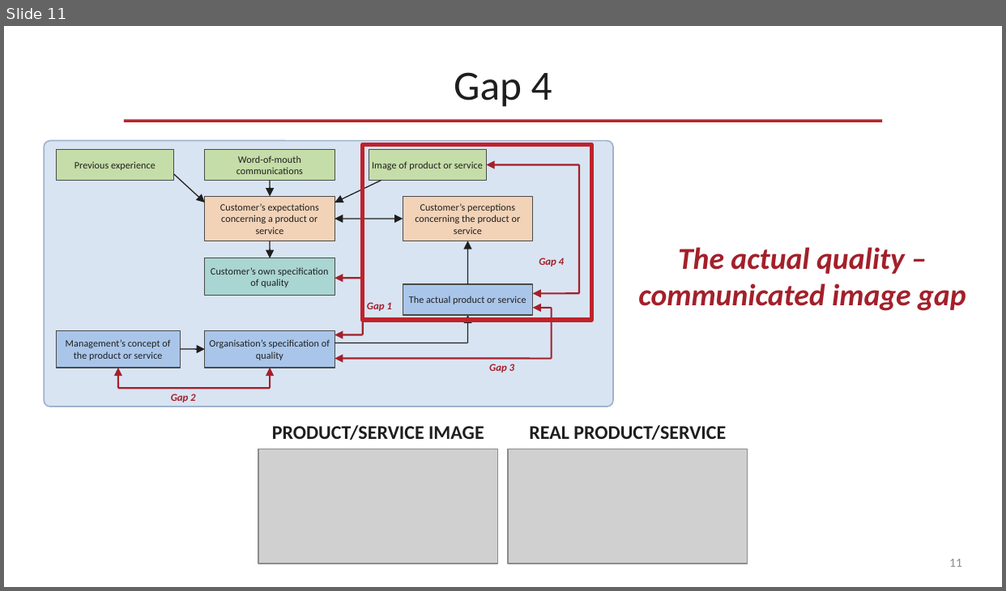
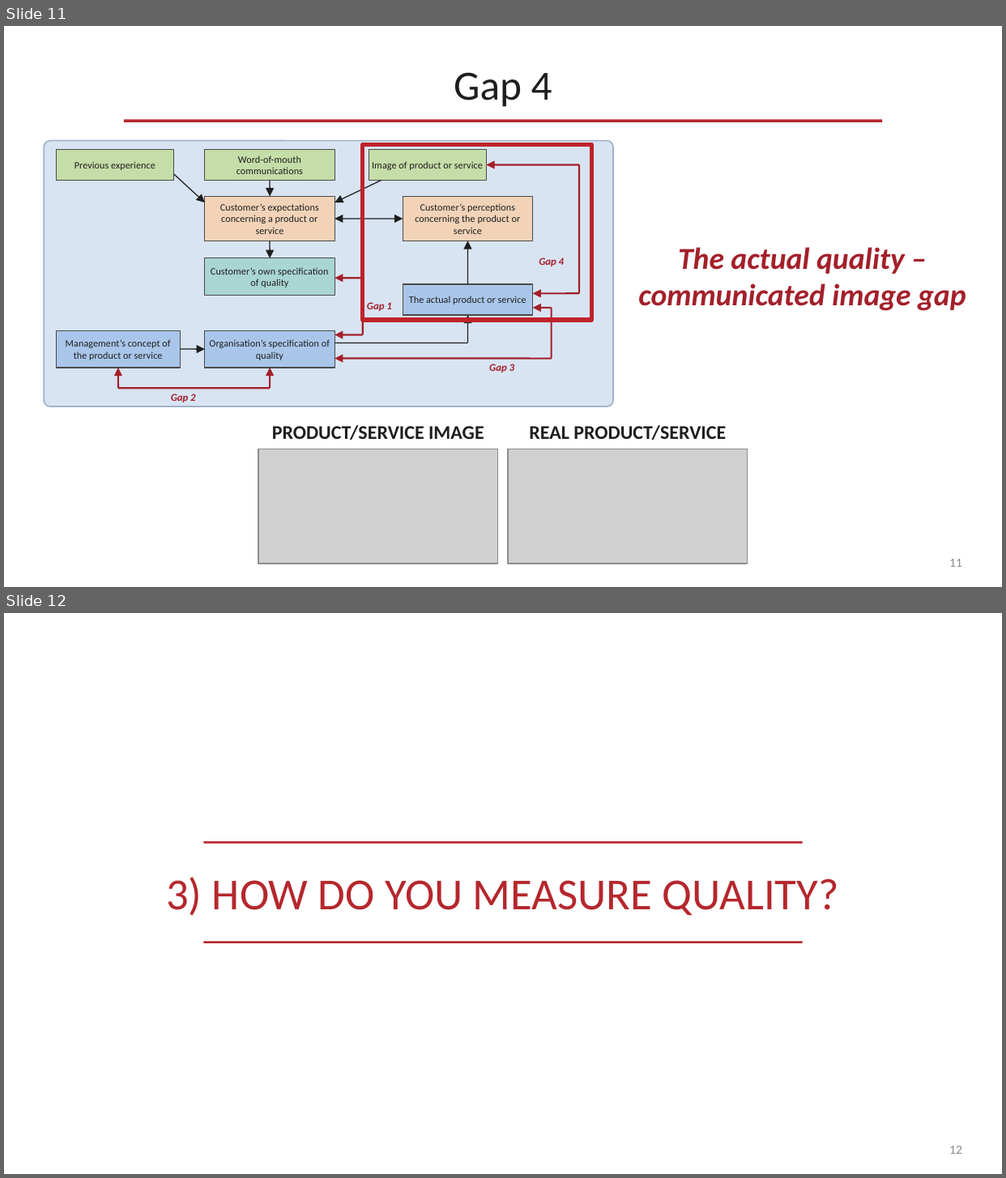
Before and after one commit to OfficialMatteoPiras/ManagementEngineering, a slide deck: SmartOperationsAndSupplyChain Management/pdf/Quality Management-claude.pptx. Shown one above the other, each under a label of ours: slide 11 before the commit, slides 11 and 12 after it. The pictures are 1006x591 and 1006x1178 pixels, drawn with LibreOffice and Linux fonts; fonts in the diff are those of the drawing; grey boxes stand for pictures. Boxes give left, top, right and bottom in pixels: in the first picture for what was removed or moved away, otherwise in the second. Text is boxed around its words. In the diff, an @@ line names an element or a change of style, - is before the commit and + after.

```diff
--- a/SmartOperationsAndSupplyChain Management/pdf/Quality Management-claude.pptx
+++ b/SmartOperationsAndSupplyChain Management/pdf/Quality Management-claude.pptx
@@ slide 12 added at box(4, 613, 1002, 1174), background #FFFFFF @@
@@ line added from (203, 842) to (803, 842), #B5272D 1.5 pt @@
@@ text added at box(166, 877, 839, 916), 32 pt, text #B5272D @@
+3) HOW DO YOU MEASURE QUALITY?
@@ line added from (203, 943) to (803, 943), #B5272D 1.5 pt @@
@@ page number added at box(949, 1146, 962, 1154), 9 pt, text #8A8A8A @@
+12
```
Also in this commit, not shown: 1 other slide added.
